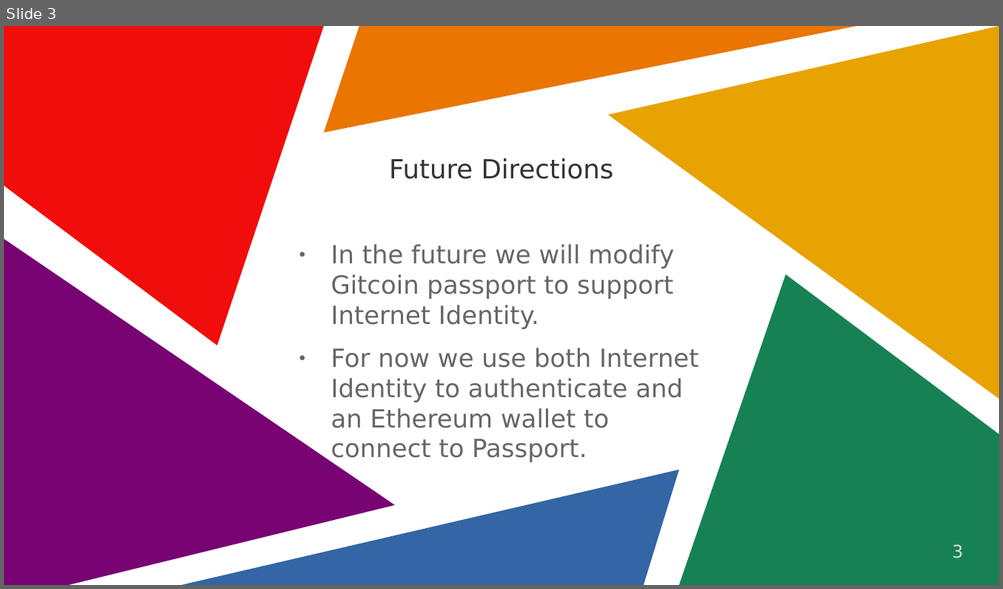
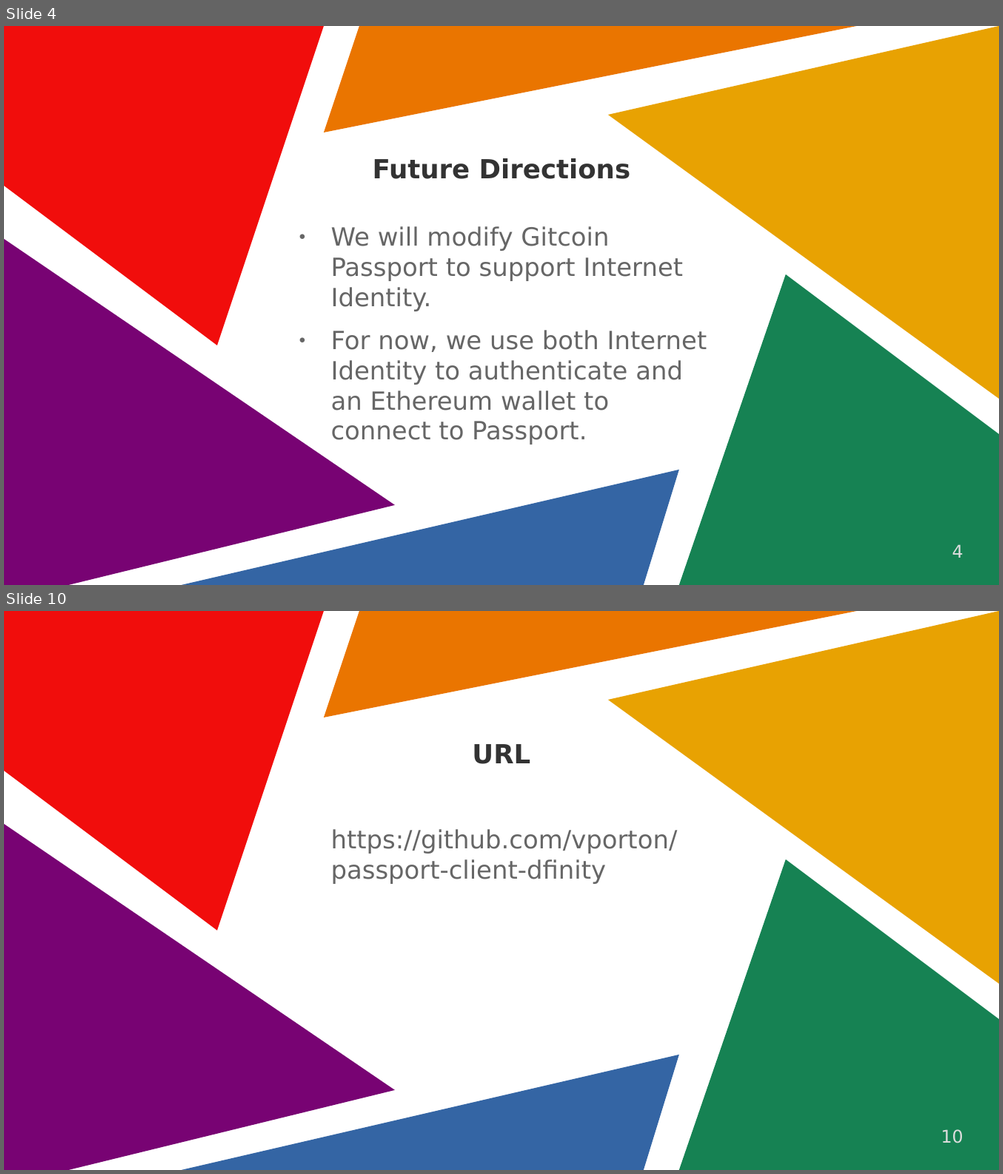
Before and after one commit to vporton/ic-eth-starter, a slide deck: docs/presentation.odp. Shown one above the other, each under a label of ours: slide 3 before the commit, slides 4 and 10 after it; the slides between them are not shown. The pictures are 1003x589 and 1003x1174 pixels, drawn with LibreOffice and Linux fonts; fonts in the diff are those of the drawing. Boxes give left, top, right and bottom in pixels: in the first picture for what was removed or moved away, otherwise in the second. Text is boxed around its words. In the diff, an @@ line names an element or a change of style, - is before the commit and + after.

```diff
--- a/docs/presentation.odp
+++ b/docs/presentation.odp
@@ slide 10 added at (4,611,999,1170), background #FFFFFF; not listed: 6 template elements that a slide beside it also shows @@
@@ title added at (472,744,530,764), 21 pt, text #333333, bold @@
+URL
@@ text added at (331,829,677,884), 20 pt, text #666666 @@
+https://github.com/vporton/passport-client-dfinity
@@ page number added at (941,1130,963,1144), 14 pt, text #DDDDDD @@
+10
@@ what was slide 3 is now slide 4 @@
@@ slide 4 changed as well @@
@@ title "Future Directions" at (373,158,630,179): bold on @@
@@ text at (331,227,707,445): text changed @@
-● In the future we will modify Gitcoin passport to support Internet Identity.
-● For now we use both Internet Identity to authenticate and an Ethereum wallet to connect to Passport.
+● We will modify Gitcoin Passport to support Internet Identity.
+● For now, we use both Internet Identity to authenticate and an Ethereum wallet to connect to Passport.
@@ page number at (952,545,963,558): text changed @@
-3
+4
```
Also in this commit, not shown: 1 other slide changed, 8 other slides added, 1 slide removed.
